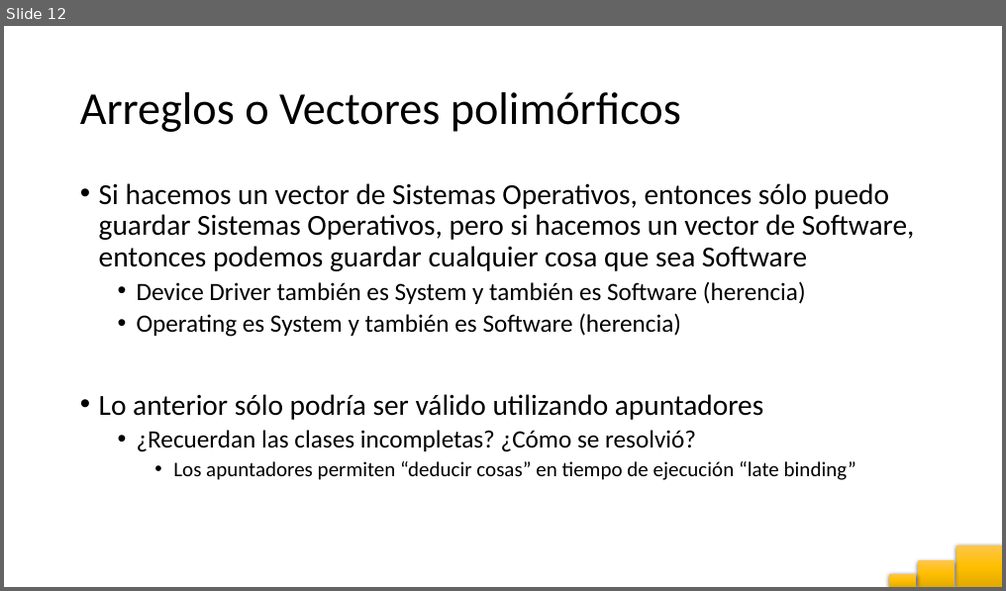
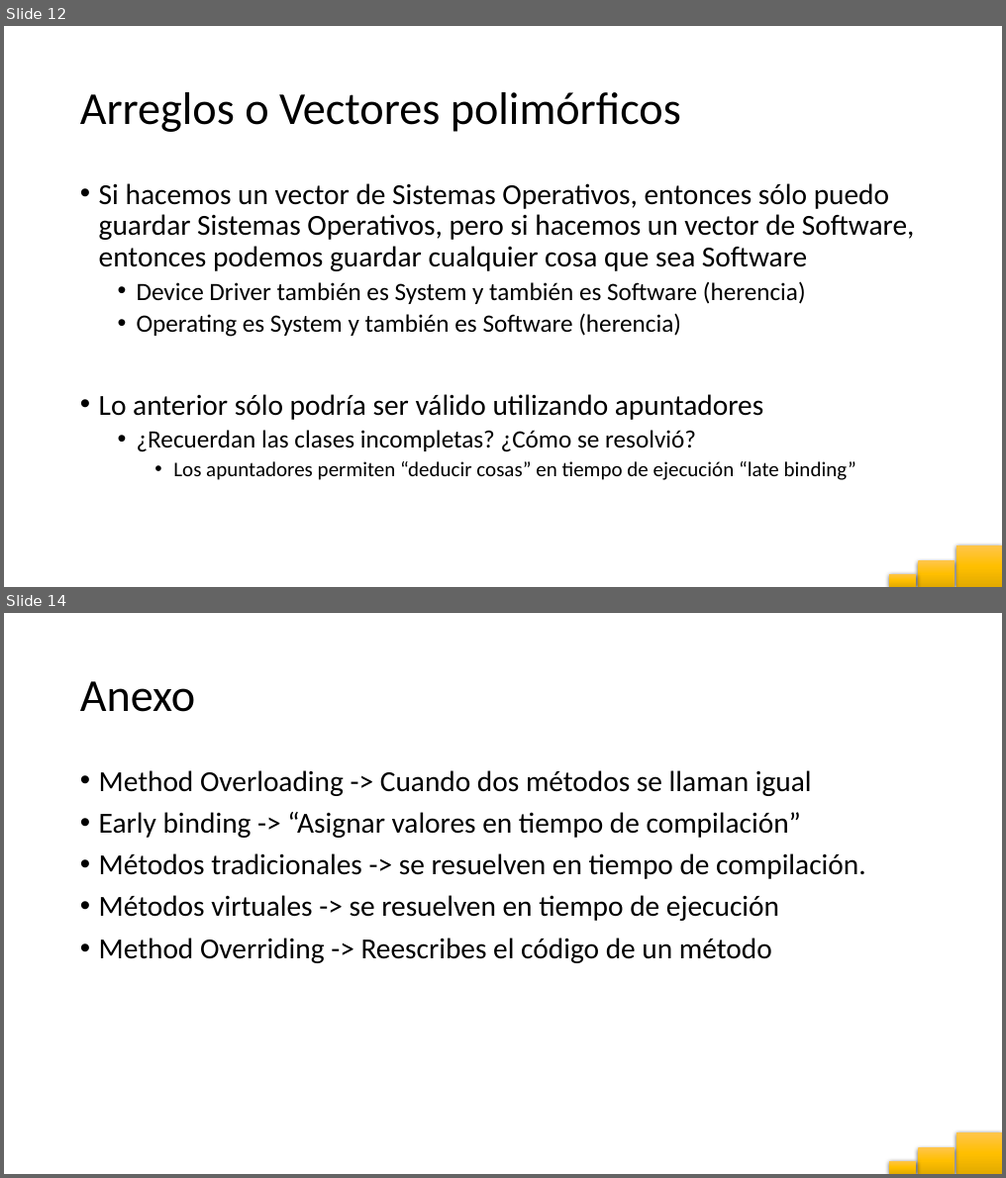
Before and after one commit to ariellucientec/tc1030_202011, a slide deck: Session5/Session5.pptx. Shown one above the other, each under a label of ours: slide 12 before the commit, slides 12 and 14 after it; the slides between them are not shown. The pictures are 1006x591 and 1006x1178 pixels, drawn with LibreOffice and Linux fonts; fonts in the diff are those of the drawing. Boxes give left, top, right and bottom in pixels: in the first picture for what was removed or moved away, otherwise in the second. Text is boxed around its words. In the diff, an @@ line names an element or a change of style, - is before the commit and + after.

```diff
--- a/Session5/Session5.pptx
+++ b/Session5/Session5.pptx
@@ slide 14 added at box(4, 613, 1002, 1174), background #FFFFFF; not listed: 3 template elements that a slide beside it also shows @@
@@ title added at box(80, 681, 195, 712), 44 pt, text #000000 @@
+Anexo
@@ text added at box(99, 770, 865, 963), 28 pt, text #000000 @@
+• Method Overloading -> Cuando dos métodos se llaman igual
+• Early binding -> “Asignar valores en tiempo de compilación”
+• Métodos tradicionales -> se resuelven en tiempo de compilación.
+• Métodos virtuales -> se resuelven en tiempo de ejecución
+• Method Overriding -> Reescribes el código de un método
```
Also in this commit, not shown: 4 slides changed, 7 other files.
